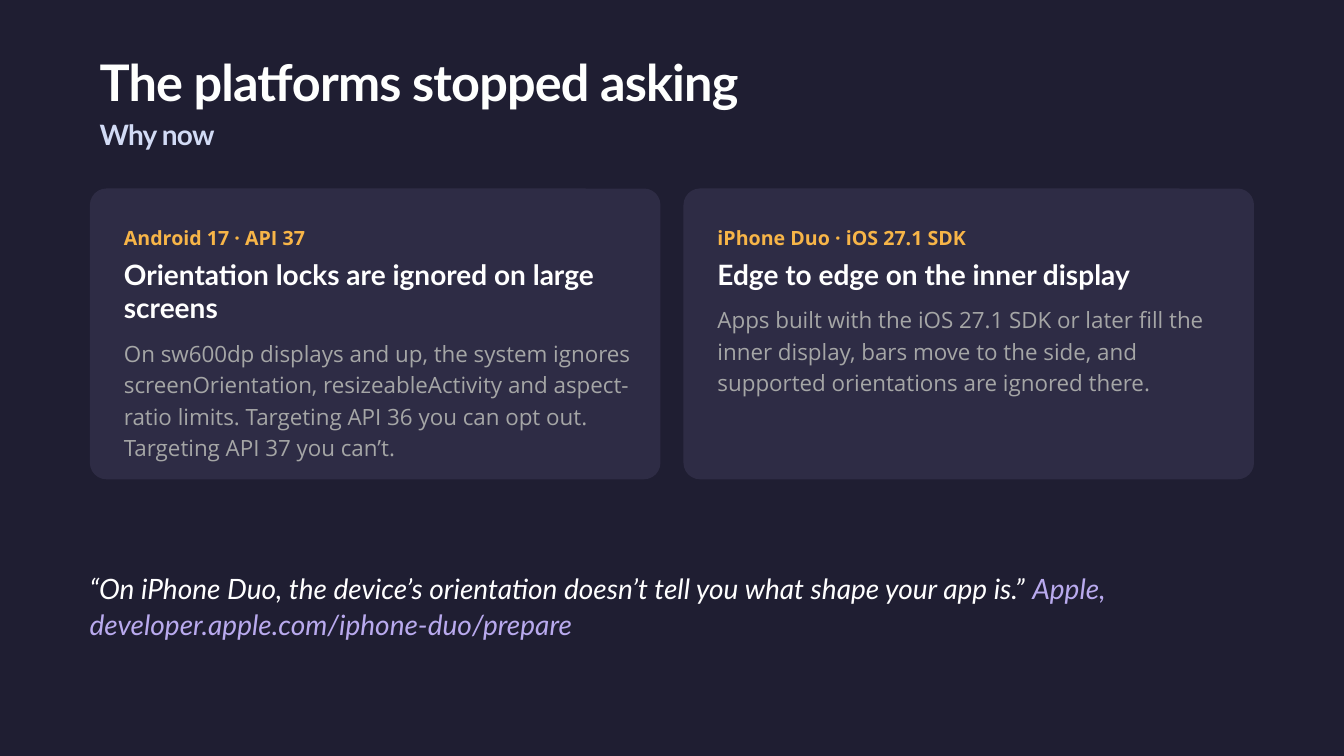
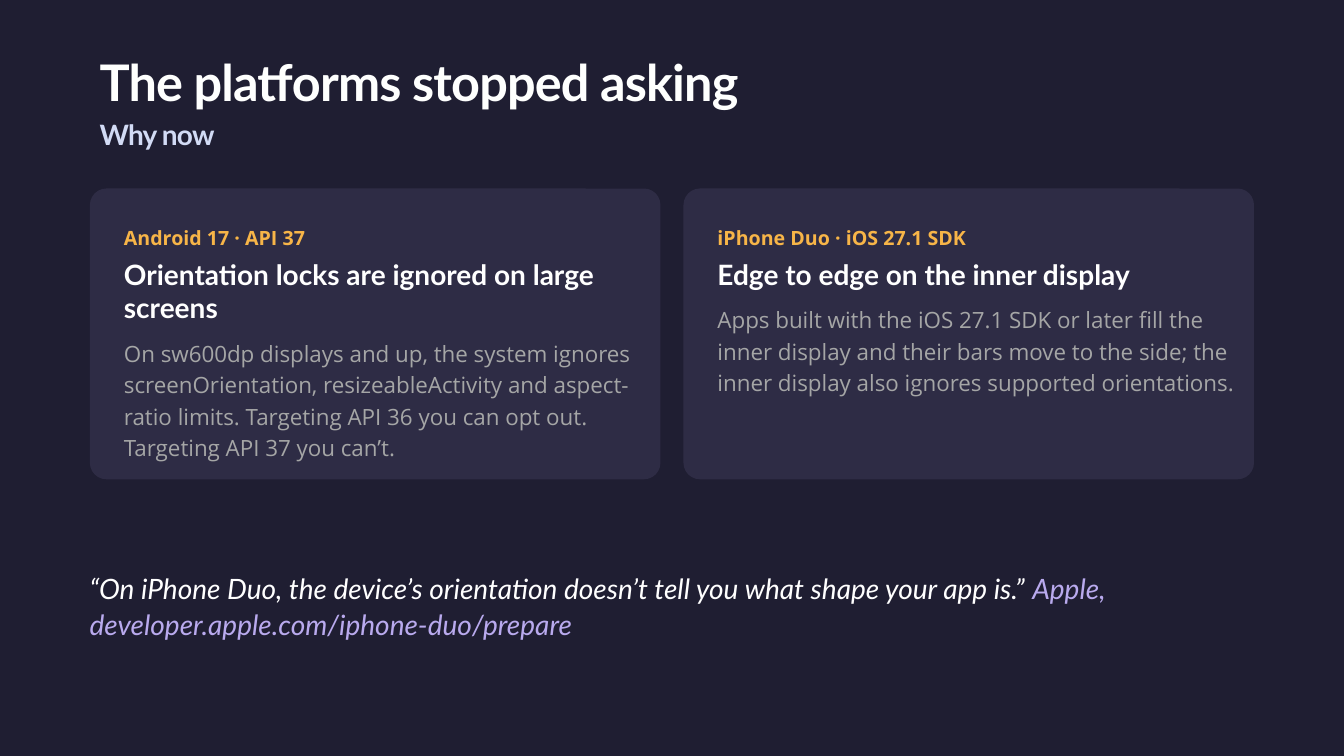
Before and after one commit to jsuarezruiz/dotnetconf2026-avalonia-foldables, a slide deck: slide 7 of Building Dual-Screen Experiences with Avalonia.pptx. Drawn at 1344x756 pixels with LibreOffice and Linux fonts; fonts in the diff are those of the drawing. Boxes give left, top, right and bottom in pixels: in the first picture for what was removed or moved away, otherwise in the second. Text is boxed around its words. In the diff, an @@ line names an element or a change of style, - is before the commit and + after.

```diff
--- a/Building Dual-Screen Experiences with Avalonia.pptx
+++ b/Building Dual-Screen Experiences with Avalonia.pptx
@@ text at (717,311,1234,397): text changed @@
-Apps built with the iOS 27.1 SDK or later fill the inner display, bars move to the side, and supported orientations are ignored there.
+Apps built with the iOS 27.1 SDK or later fill the inner display and their bars move to the side; the inner display also ignores supported orientations.
```
Also in this commit, not shown: 5 other slides changed, 1 other file.
